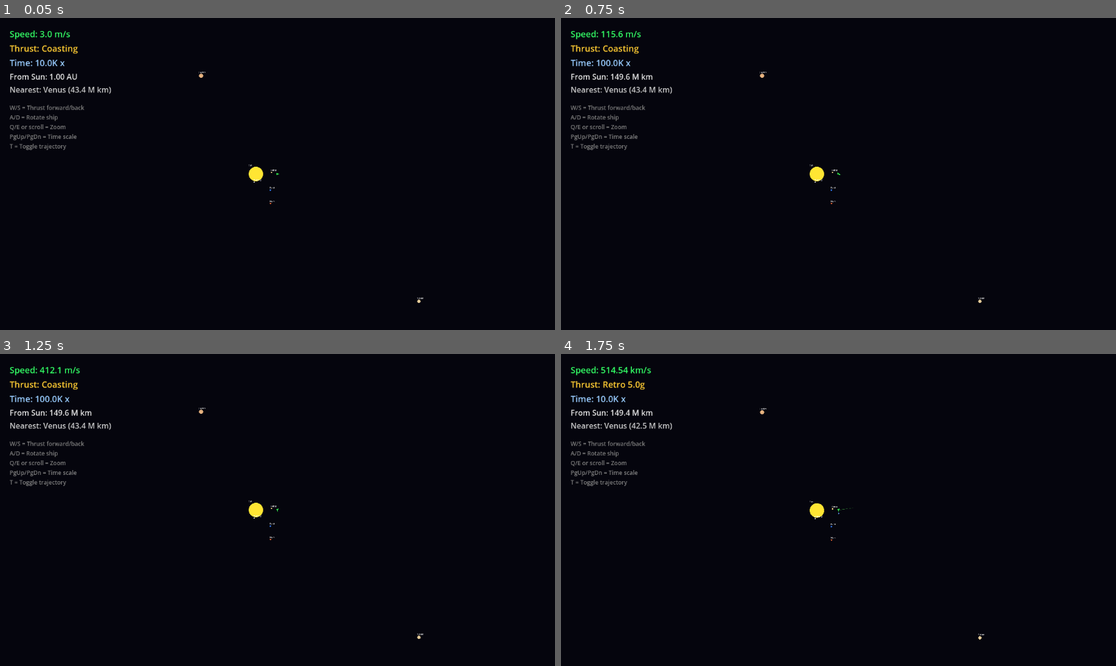
Above: before the commit, frames 1-4 (two rows, left to right).
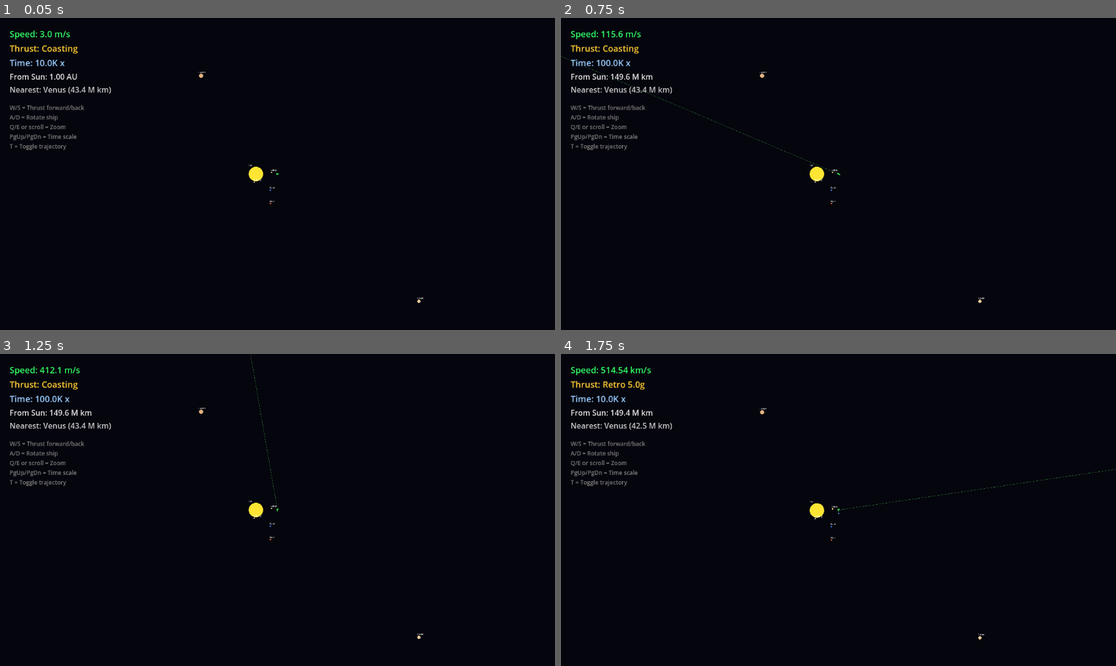
Above: after the commit, the same moments.

Repository: jwodea/bobtest
Game: Godot game, scene res://solar_system.tscn
The game is run twice, just before and just after one commit, with the same random seed, the same clock (stepped at 60 frames per second) and the same inputs.
Inputs (mouse positions are in pixels of both pictures, inside the frame that each line leads up to):
- Up to frame 1 (0.05 s): no input
- Up to frame 2 (0.75 s): move the mouse to (960, 158) at 0.52 s; hold D (rotate_right) from 0.53 s (still down); tap Page Down (time_faster) at 0.6 s; click (960, 158) at 0.67 s
- Up to frame 3 (1.25 s): keep holding D (rotate_right)
- Up to frame 4 (1.75 s): move the mouse to (727, 525) at 1.27 s; release D (rotate_right) at 1.28 s; hold S (thrust_backward) from 1.28 s (still down); tap Page Up (time_slower) at 1.35 s

Frame 1 is identical in both runs. In frame 2, less than 0.1% of the frame differs, in the area x 0-50%, y 12-50%; in frame 3, less than 0.1%; in frame 4, less than 0.1%.

Commit message:
Fix trajectory prediction to show orbital curvature
- Increased simulation time from 2 days to 139 days
- Step time 500s → 20000s, steps 400 → 600
- Now shows ~38% of Earth orbit, enough to see curves

Diff:
--- a/player.gd
+++ b/player.gd
@@ -108,9 +108,10 @@
 	var sim_position_local = Vector2.ZERO  # Local position for drawing
 
 	# Simulate future trajectory with gravity
-	# Use smaller steps for accuracy, longer total time for visibility
-	var step_time := 500.0  # seconds per simulation step
-	var num_steps := 400  # More steps for orbital paths
+	# Need long simulation to see orbital curvature (Earth orbit = 365 days)
+	# 20000s per step * 600 steps = 139 days of trajectory
+	var step_time := 20000.0  # seconds per simulation step (~5.5 hours)
+	var num_steps := 600  # Enough to see significant orbital arc
 
 	for i in range(num_steps):
 		# Apply gravity at current simulated position
@@ -125,7 +126,7 @@
 		sim_position_local += delta_pos
 
 		# Add point every few steps to keep line smooth
-		if i % 8 == 0:
+		if i % 4 == 0:
 			points.append(sim_position_local)
 
 	trajectory_line.points = points
